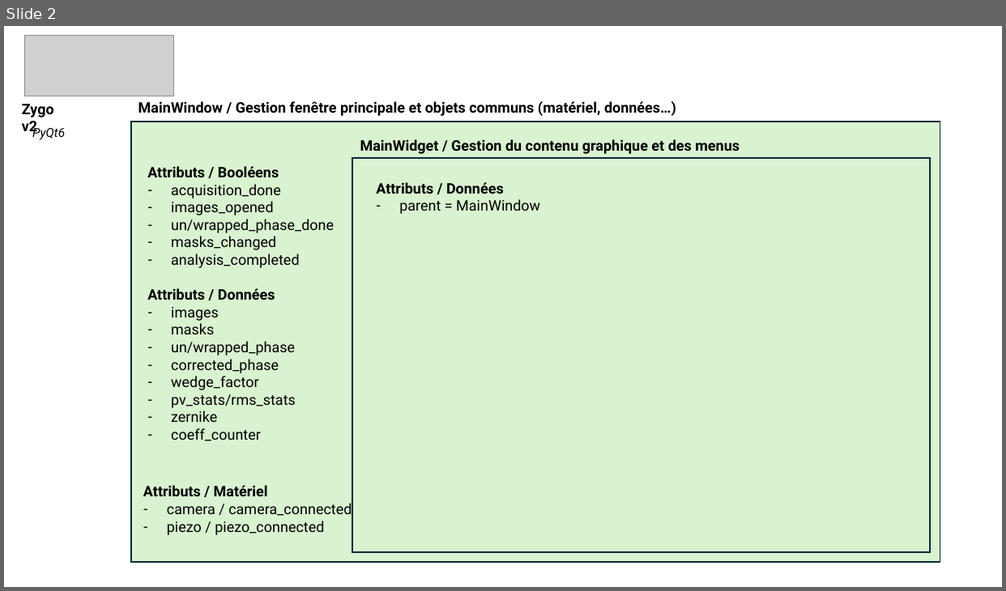
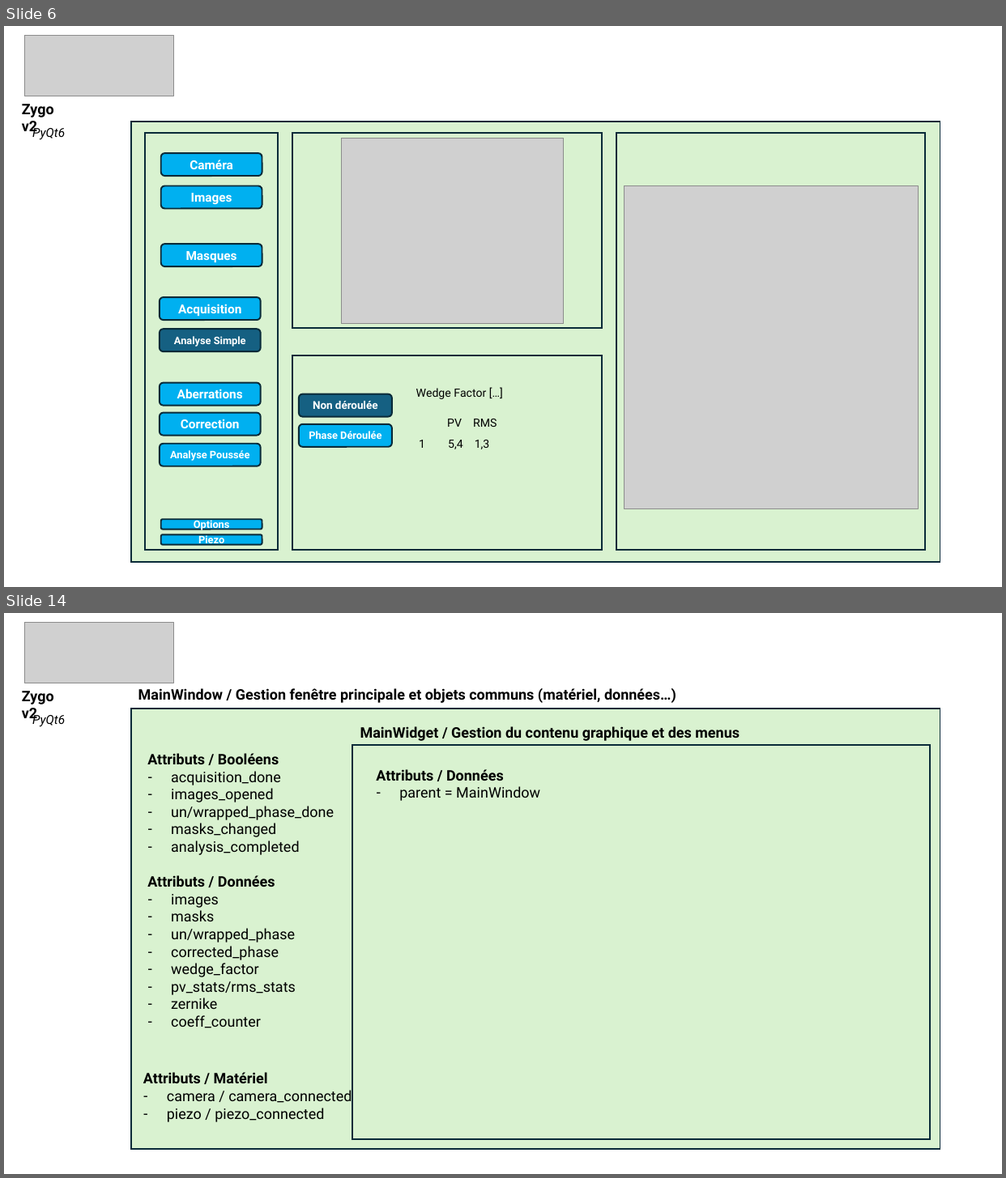
Before and after one commit to IOGS-LEnsE-ressources/camera-gui, a slide deck: applis/Zygo-labwork_v2/Zygo_Appli.pptx. Shown one above the other, each under a label of ours: slide 2 before the commit, slides 6 and 14 after it; the slides between them are not shown. The pictures are 1006x591 and 1006x1178 pixels, drawn with LibreOffice and Linux fonts; fonts in the diff are those of the drawing; grey boxes stand for pictures. Boxes give left, top, right and bottom in pixels: in the first picture for what was removed or moved away, otherwise in the second. Text is boxed around its words. In the diff, an @@ line names an element or a change of style, - is before the commit and + after.

Commit message:
Update Zygo App v2 / Adding labwork subject 2y and modifying PPTX

```diff
--- a/applis/Zygo-labwork_v2/Zygo_Appli.pptx
+++ b/applis/Zygo-labwork_v2/Zygo_Appli.pptx
@@ slide 6 added at [4,26,1002,587], background #FFFFFF @@
@@ picture added at [25,35,173,96] @@
@@ text added at [22,104,54,136], 14 pt, text #000000, bold @@
+Zygo v2
@@ rectangle added at [131,122,940,563], fill #D9F2D0, outline #092A39 1.5 pt @@
@@ text added at [32,126,65,140], 12 pt, text #000000, italic @@
+PyQt6
@@ rectangle added at [146,133,278,551], fill #D9F2D0, outline #092A39 1.5 pt @@
@@ rectangle added at [292,133,602,328], fill #D9F2D0, outline #092A39 1.5 pt @@
@@ picture added at [342,139,564,324] @@
@@ rectangle added at [616,133,926,551], fill #D9F2D0, outline #092A39 1.5 pt @@
@@ rounded rectangle added at [161,153,262,176], fill #00B0F0, outline #092A39 1.5 pt, 12 pt, text #FFFFFF, bold @@
+Caméra
@@ rounded rectangle added at [161,186,262,209], fill #00B0F0, outline #092A39 1.5 pt, 12 pt, text #FFFFFF, bold @@
+Images
@@ picture added at [624,186,918,510] @@
@@ rounded rectangle added at [161,244,262,267], fill #00B0F0, outline #092A39 1.5 pt, 12 pt, text #FFFFFF, bold @@
+Masques
@@ rounded rectangle added at [160,297,261,320], fill #00B0F0, outline #092A39 1.5 pt, 12 pt, text #FFFFFF, bold @@
+Acquisition
@@ rounded rectangle added at [160,329,261,352], fill #156082, outline #092A39 1.5 pt, 10 pt, text #FFFFFF, bold @@
+Analyse Simple
@@ rectangle added at [292,356,602,551], fill #D9F2D0, outline #092A39 1.5 pt @@
@@ rounded rectangle added at [160,383,261,406], fill #00B0F0, outline #092A39 1.5 pt, 12 pt, text #FFFFFF, bold @@
+Aberrations
@@ text added at [416,388,486,399], 11 pt, text #000000 @@
+Wedge Factor […]
@@ rounded rectangle added at [160,413,261,436], fill #00B0F0, outline #092A39 1.5 pt, 12 pt, text #FFFFFF, bold @@
+Correction
@@ rounded rectangle added at [299,395,392,416], fill #156082, outline #092A39 1.5 pt, 10.5 pt, text #FFFFFF, bold @@
+Non déroulée
@@ rounded rectangle added at [299,425,392,446], fill #00B0F0, outline #092A39 1.5 pt, 10 pt, text #FFFFFF, bold @@
+Phase Déroulée
@@ text added at [447,419,496,427], 11 pt, text #000000 @@
+PV RMS
@@ rounded rectangle added at [160,444,261,466], fill #00B0F0, outline #092A39 1.5 pt, 10 pt, text #FFFFFF, bold @@
+Analyse Poussée
@@ text added at [419,440,490,450], 11 pt, text #000000 @@
+1 5,4 1,3
@@ rounded rectangle added at [161,519,262,529], fill #00B0F0, outline #092A39 1.5 pt, 10 pt, text #FFFFFF, bold @@
+Options
@@ rounded rectangle added at [161,535,262,544], fill #00B0F0, outline #092A39 1.5 pt, 10 pt, text #FFFFFF, bold @@
+Piezo
@@ what was slide 2 is now slide 14 @@
```
Also in this commit, not shown: 1 slide changed, 11 other slides added, 1 other file.
